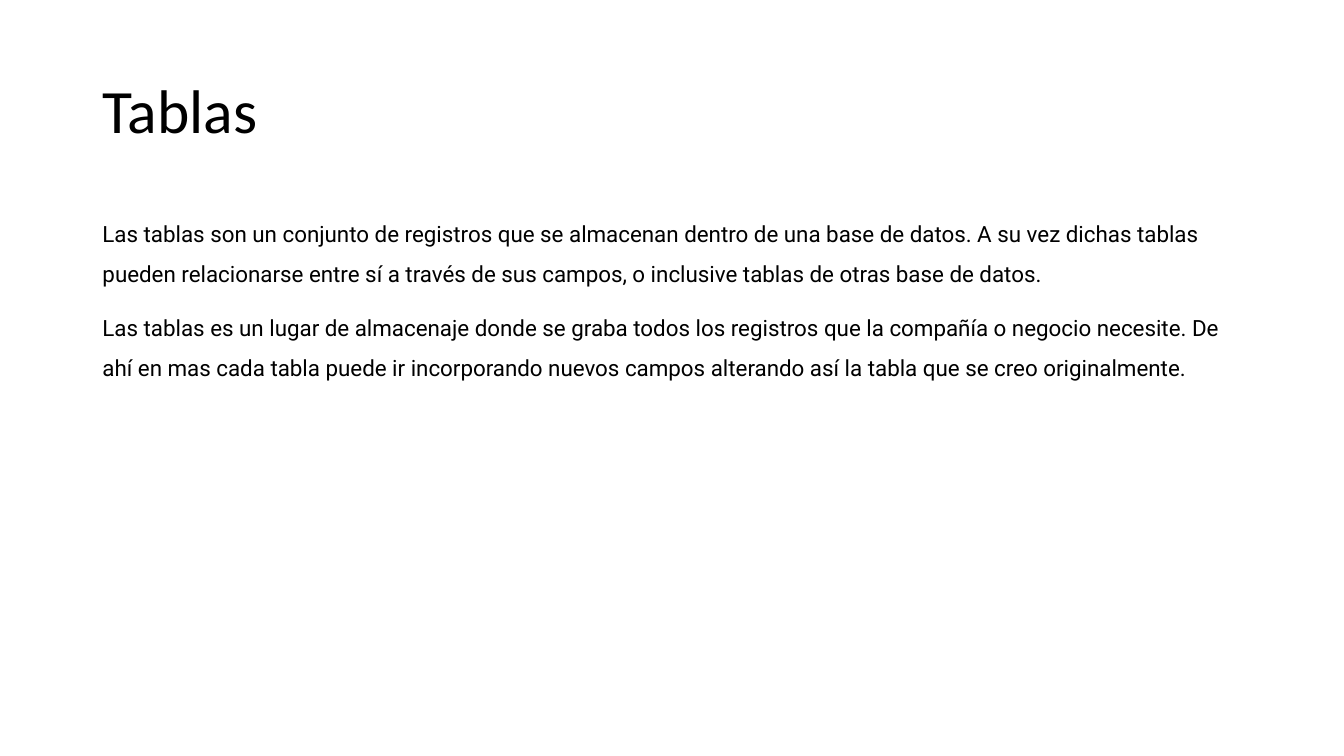
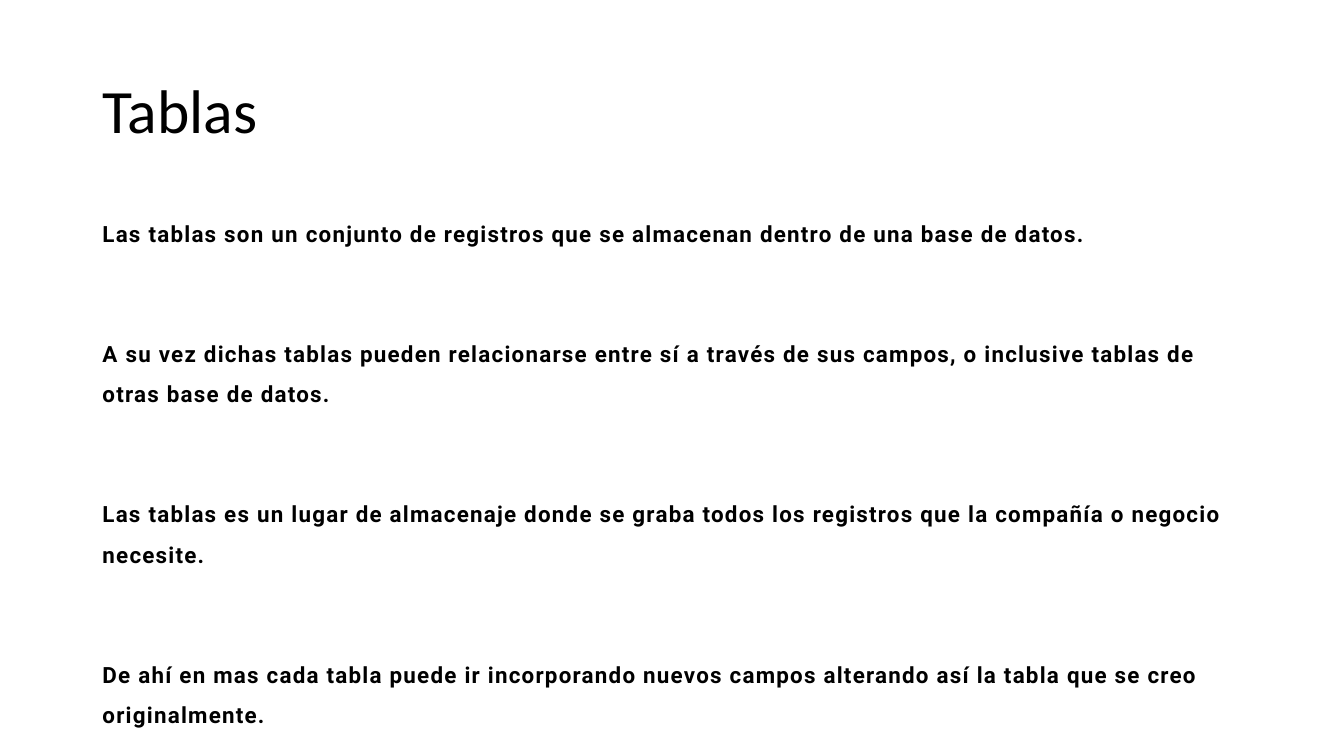
Before and after one commit to abelcondear/course, a slide deck: slide 25 of software-engineer-intro/spanish/ingeniero-de-software.pptx. Drawn at 1344x756 pixels with LibreOffice and Linux fonts; fonts in the diff are those of the drawing. Boxes give left, top, right and bottom in pixels: in the first picture for what was removed or moved away, otherwise in the second. Text is boxed around its words. In the diff, an @@ line names an element or a change of style, - is before the commit and + after.

```diff
--- a/software-engineer-intro/spanish/ingeniero-de-software.pptx
+++ b/software-engineer-intro/spanish/ingeniero-de-software.pptx
@@ text at <box>102,225,1220,688</box>: text changed; bold on @@
-Las tablas son un conjunto de registros que se almacenan dentro de una base de datos. A su vez dichas tablas pueden relacionarse entre sí a través de sus campos, o inclusive tablas de otras base de datos.
-Las tablas es un lugar de almacenaje donde se graba todos los registros que la compañía o negocio necesite. De ahí en mas cada tabla puede ir incorporando nuevos campos alterando así la tabla que se creo originalmente.
+Las tablas son un conjunto de registros que se almacenan dentro de una base de datos.
+A su vez dichas tablas pueden relacionarse entre sí a través de sus campos, o inclusive tablas de otras base de datos.
+Las tablas es un lugar de almacenaje donde se graba todos los registros que la compañía o negocio necesite.
+De ahí en mas cada tabla puede ir incorporando nuevos campos alterando así la tabla que se creo originalmente.
```
Also in this commit, not shown: 41 other slides changed, 3 other files.
